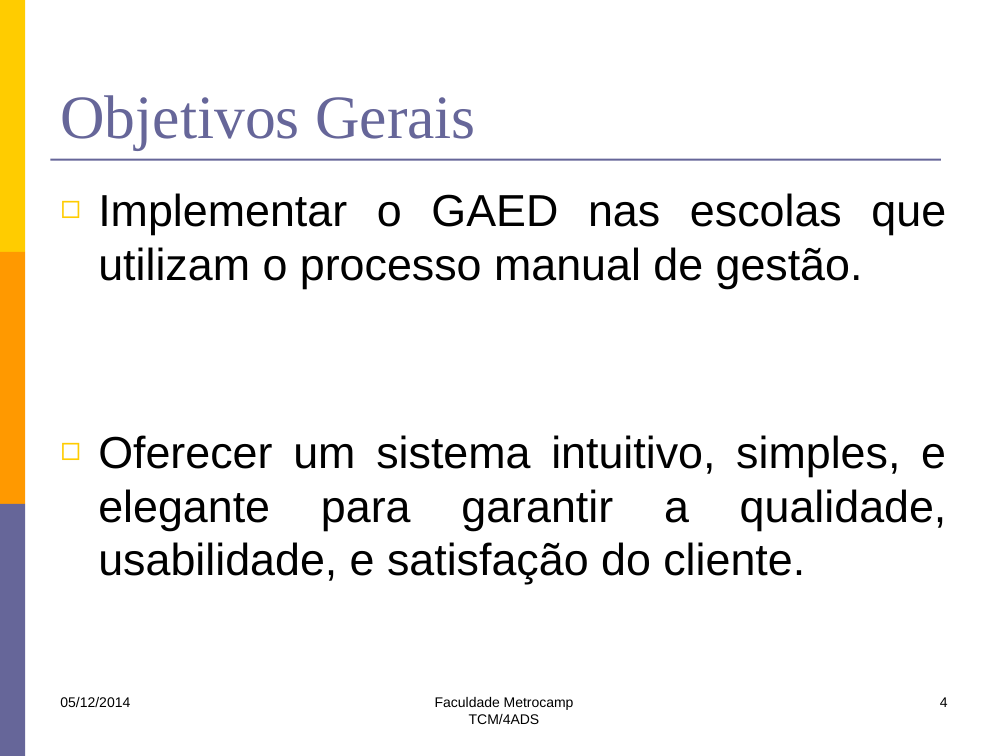
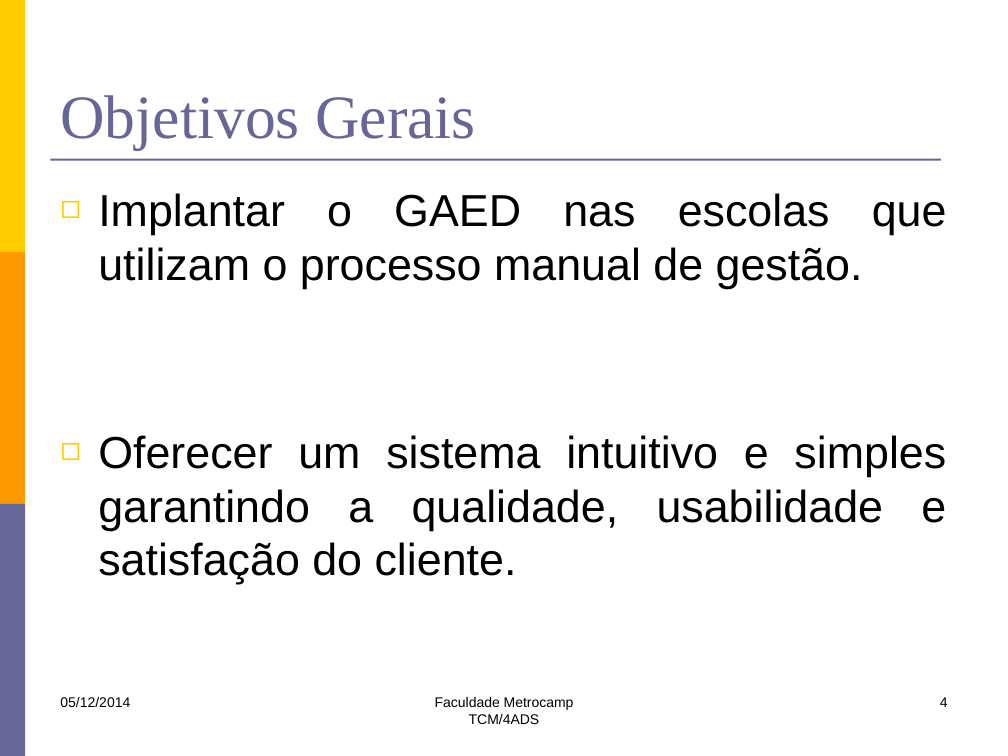
Before and after one commit to lfernandobra/pi5g1s14, a slide deck: slide 4 of documentacao/G5_Apresentacao2sem2014 final.pptx. Drawn at 1008x756 pixels with LibreOffice and Linux fonts; fonts in the diff are those of the drawing. Boxes give left, top, right and bottom in pixels: in the first picture for what was removed or moved away, otherwise in the second. Text is boxed around its words. In the diff, an @@ line names an element or a change of style, - is before the commit and + after.

```diff
--- a/documentacao/G5_Apresentacao2sem2014 final.pptx
+++ b/documentacao/G5_Apresentacao2sem2014 final.pptx
@@ text at <box>98,193,947,584</box>: text changed @@
-◻ Implementar o GAED nas escolas que utilizam o processo manual de gestão.
-◻ Oferecer um sistema intuitivo, simples, e elegante para garantir a qualidade, usabilidade, e satisfação do cliente.
+◻ Implantar o GAED nas escolas que utilizam o processo manual de gestão.
+◻ Oferecer um sistema intuitivo e simples garantindo a qualidade, usabilidade e satisfação do cliente.
```
Also in this commit, not shown: 5 other slides changed.
